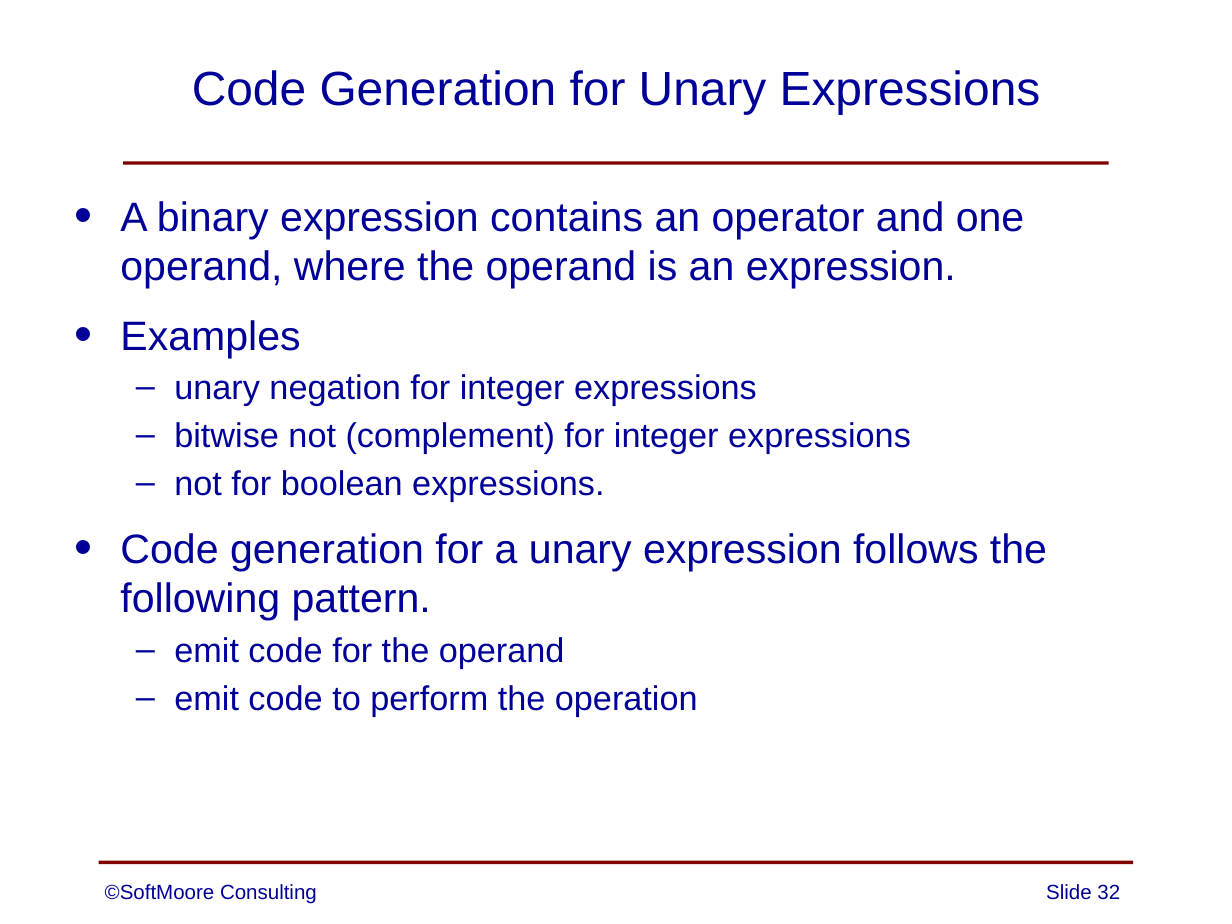
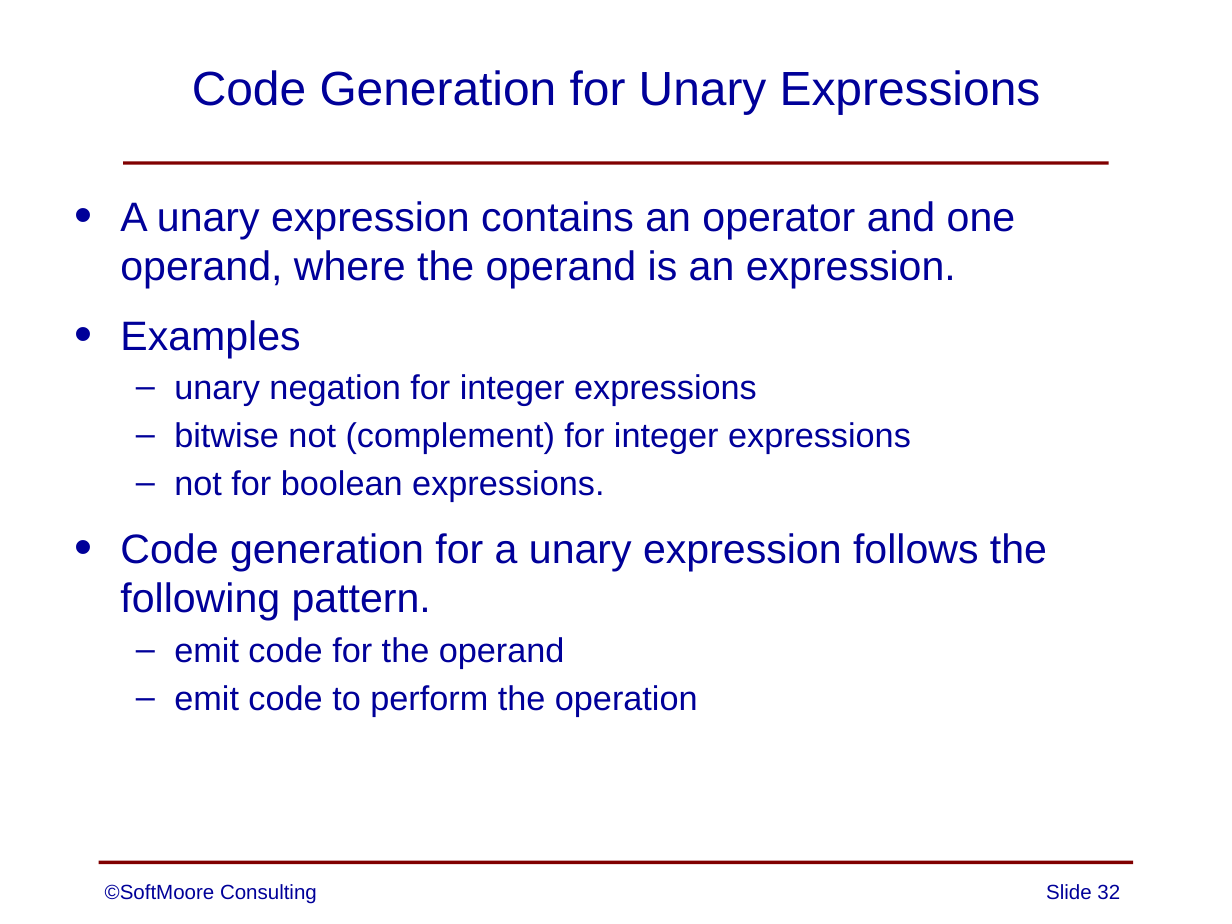
Before and after one commit to SoftMoore/CPRL-Java-4th, a slide deck: slide 32 of PowerPoints/11 - Code Generation.pptx. Drawn at 1232x924 pixels with LibreOffice and Linux fonts; fonts in the diff are those of the drawing. Boxes give left, top, right and bottom in pixels: in the first picture for what was removed or moved away, otherwise in the second. Text is boxed around its words. In the diff, an @@ line names an element or a change of style, - is before the commit and + after.

```diff
--- a/PowerPoints/11 - Code Generation.pptx
+++ b/PowerPoints/11 - Code Generation.pptx
@@ text at bbox=[120, 201, 1016, 288]: text changed @@
-• A binary expression contains an operator and one operand, where the operand is an expression.
+• A unary expression contains an operator and one operand, where the operand is an expression.
```
Also in this commit, not shown: 1 other slide changed.
